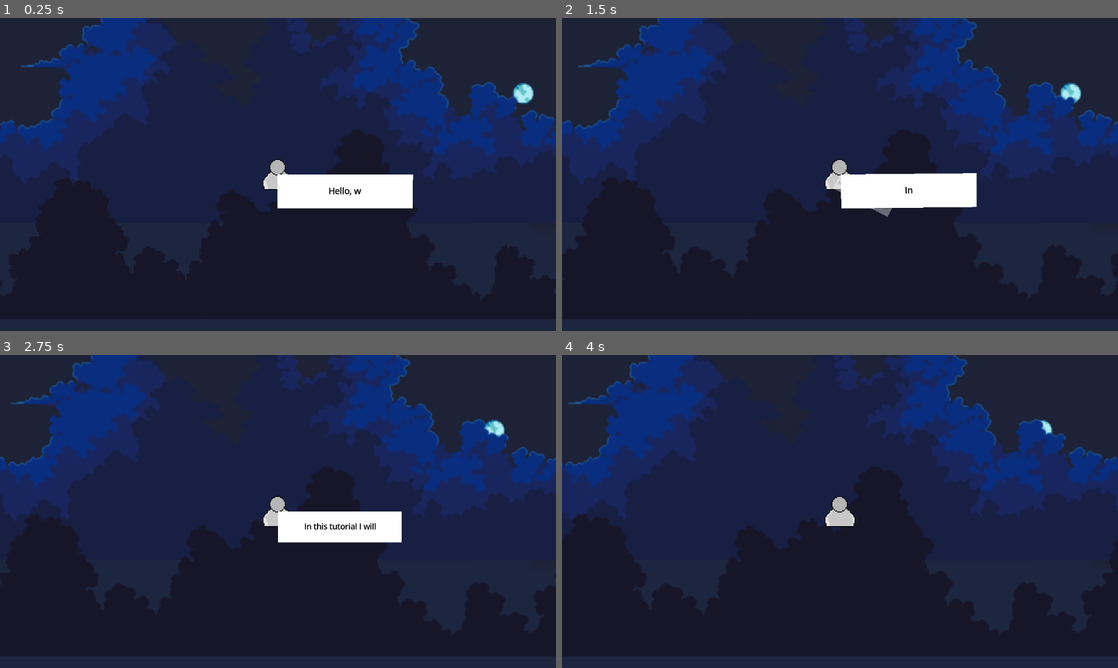
Above: before the commit, frames 1-4 (two rows, left to right).
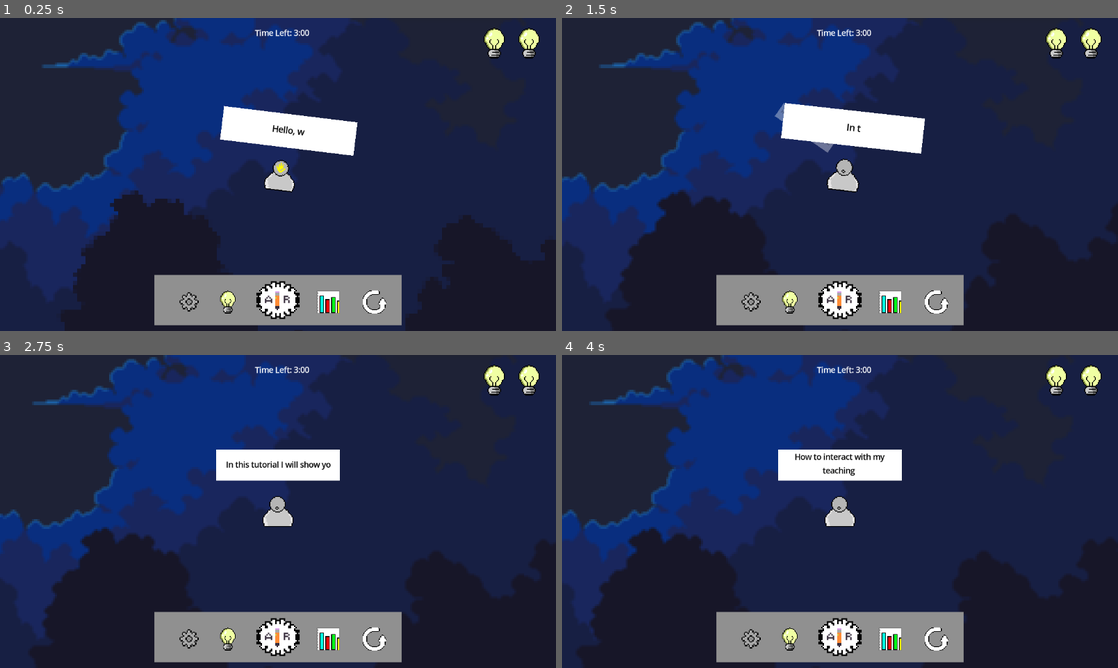
Above: after the commit, the same moments.

Repository: dn12345679/MATH398Proj
Game: Godot game, scene res://Scenes/Tutorial.tscn
Same seed, same stepped clock (60 frames per second), same inputs: the game is played once before the commit and once after it. This scene is started directly instead of the project's main scene.
Inputs (mouse positions are in pixels of both pictures, inside the frame that each line leads up to):
- Up to frame 1 (0.25 s): no input
- Up to frame 2 (1.5 s): click (789, 302) at 0.52 s; click (751, 302) at 1.27 s
- Up to frame 3 (2.75 s): click (333, 642) at 2.02 s
- Up to frame 4 (4 s): click (940, 642) at 2.77 s; click (845, 642) at 3.52 s

The runs differ from the first frame. In frame 1, 60% of the frame differs, in the area x 0-100%, y 0-99%; in frame 2, 60%; in frame 3, 58%; in frame 4, 56%.

Commit message:
Dialogue works, game time

Diff:
--- a/Components/CameraComponent.tscn
+++ b/Components/CameraComponent.tscn
@@ -7,5 +7,6 @@
 cam = NodePath("Camera2D")
 
 [node name="Camera2D" type="Camera2D" parent="."]
+zoom = Vector2(2, 2)
 position_smoothing_enabled = true
 rotation_smoothing_enabled = true
--- a/Components/DialogueComponent.tscn
+++ b/Components/DialogueComponent.tscn
@@ -191,4 +191,3 @@
 
 [node name="SpeechSound" type="AudioStreamPlayer2D" parent="."]
 stream = ExtResource("2_aumgk")
-volume_db = 15.0
--- a/Components/MascotComponent.tscn
+++ b/Components/MascotComponent.tscn
@@ -116,14 +116,126 @@
 "speed": 5.0
 }]
 
-[node name="MascotComponent" type="Node2D" node_paths=PackedStringArray("animator")]
+[sub_resource type="Animation" id="Animation_uwemg"]
+length = 0.001
+tracks/0/type = "value"
+tracks/0/imported = false
+tracks/0/enabled = false
+tracks/0/path = NodePath(".:position")
+tracks/0/interp = 1
+tracks/0/loop_wrap = true
+tracks/0/keys = {
+"times": PackedFloat32Array(0),
+"transitions": PackedFloat32Array(1),
+"update": 0,
+"values": [Vector2(0, 0)]
+}
+tracks/1/type = "value"
+tracks/1/imported = false
+tracks/1/enabled = true
+tracks/1/path = NodePath(".:rotation")
+tracks/1/interp = 1
+tracks/1/loop_wrap = true
+tracks/1/keys = {
+"times": PackedFloat32Array(0),
+"transitions": PackedFloat32Array(1),
+"update": 0,
+"values": [0.0]
+}
+tracks/2/type = "value"
+tracks/2/imported = false
+tracks/2/enabled = true
+tracks/2/path = NodePath(".:scale")
+tracks/2/interp = 1
+tracks/2/loop_wrap = true
+tracks/2/keys = {
+"times": PackedFloat32Array(0),
+"transitions": PackedFloat32Array(1),
+"update": 0,
+"values": [Vector2(1, 1)]
+}
+tracks/3/type = "value"
+tracks/3/imported = false
+tracks/3/enabled = true
+tracks/3/path = NodePath("Sprite:offset")
+tracks/3/interp = 1
+tracks/3/loop_wrap = true
+tracks/3/keys = {
+"times": PackedFloat32Array(0),
+"transitions": PackedFloat32Array(1),
+"update": 0,
+"values": [Vector2(0, 0)]
+}
+
+[sub_resource type="Animation" id="Animation_exqfx"]
+resource_name = "Talking"
+length = 0.8
+tracks/0/type = "value"
+tracks/0/imported = false
+tracks/0/enabled = false
+tracks/0/path = NodePath(".:position")
+tracks/0/interp = 1
+tracks/0/loop_wrap = true
+tracks/0/keys = {
+"times": PackedFloat32Array(0, 0.2, 0.4, 0.6, 0.8),
+"transitions": PackedFloat32Array(1, 1, 1, 1, 1),
+"update": 0,
+"values": [Vector2(0, 0), Vector2(-4, -4), Vector2(4, -4), Vector2(4, 0), Vector2(0, 0)]
+}
+tracks/1/type = "value"
+tracks/1/imported = false
+tracks/1/enabled = true
+tracks/1/path = NodePath(".:rotation")
+tracks/1/interp = 1
+tracks/1/loop_wrap = true
+tracks/1/keys = {
+"times": PackedFloat32Array(0, 0.2, 0.4, 0.6, 0.8),
+"transitions": PackedFloat32Array(1, 1, 1, 1, 1),
+"update": 0,
+"values": [0.0, -0.120428, 0.120428, 0.120428, 0.0]
+}
+tracks/2/type = "value"
+tracks/2/imported = false
+tracks/2/enabled = true
+tracks/2/path = NodePath(".:scale")
+tracks/2/interp = 1
+tracks/2/loop_wrap = true
+tracks/2/keys = {
+"times": PackedFloat32Array(0, 0.2, 0.4, 0.6, 0.8),
+"transitions": PackedFloat32Array(1, 1, 1, 1, 1),
+"update": 0,
+"values": [Vector2(1, 1), Vector2(1.1, 1.1), Vector2(1.04, 1.04), Vector2(0.9, 0.9), Vector2(1, 1)]
+}
+tracks/3/type = "value"
+tracks/3/imported = false
+tracks/3/enabled = true
+tracks/3/path = NodePath("Sprite:offset")
+tracks/3/interp = 1
+tracks/3/loop_wrap = true
+tracks/3/keys = {
+"times": PackedFloat32Array(0, 0.2, 0.4, 0.6, 0.8),
+"transitions": PackedFloat32Array(1, 1, 1, 1, 1),
+"update": 0,
+"values": [Vector2(0, 0), Vector2(-4, 0), Vector2(4, 0), Vector2(0, 2), Vector2(0, 0)]
+}
+
+[sub_resource type="AnimationLibrary" id="AnimationLibrary_cmq7l"]
+_data = {
+"RESET": SubResource("Animation_uwemg"),
+"Talking": SubResource("Animation_exqfx")
+}
+
+[node name="MascotComponent" type="Node2D" node_paths=PackedStringArray("sprite", "animator")]
 script = ExtResource("1_66qik")
+sprite = NodePath("Sprite")
 animator = NodePath("AnimationPlayer")
 
 [node name="Sprite" type="AnimatedSprite2D" parent="."]
 texture_filter = 3
 sprite_frames = SubResource("SpriteFrames_4hljp")
-animation = &"Idle"
-frame_progress = 0.902158
+animation = &"Wave"
 
 [node name="AnimationPlayer" type="AnimationPlayer" parent="."]
+libraries = {
+"": SubResource("AnimationLibrary_cmq7l")
+}
--- /dev/null
+++ b/Components/UIComponent.tscn
@@ -0,0 +1,141 @@
+[gd_scene load_steps=12 format=3 uid="uid://bbt3x8ytel0qp"]
+
+[ext_resource type="Texture2D" uid="uid://bx3cin15ooqu3" path="res://Assets/Images/lightbulbs.png" id="1_1jbtp"]
+[ext_resource type="Texture2D" uid="uid://cakfqya3wsln2" path="res://Assets/Images/gear.png" id="2_7qlpo"]
+[ext_resource type="Texture2D" uid="uid://c56y45uwi3b0v" path="res://Assets/Images/AnswerReady.png" id="3_4kbwj"]
+[ext_resource type="Texture2D" uid="uid://dwq2mm02e56bd" path="res://Assets/Images/Stats.png" id="4_a4iiu"]
+[ext_resource type="Texture2D" uid="uid://7bmo4jqw2u23" path="res://Assets/Images/Restart.png" id="5_gldbw"]
+
+[sub_resource type="AtlasTexture" id="AtlasTexture_d6spe"]
+atlas = ExtResource("1_1jbtp")
+region = Rect2(0, 0, 32, 32)
+
+[sub_resource type="AtlasTexture" id="AtlasTexture_w20v0"]
+atlas = ExtResource("2_7qlpo")
+region = Rect2(0, 0, 32, 32)
+
+[sub_resource type="AtlasTexture" id="AtlasTexture_ih7ss"]
+atlas = ExtResource("3_4kbwj")
+region = Rect2(0, 0, 32, 32)
+
+[sub_resource type="AtlasTexture" id="AtlasTexture_5myha"]
+atlas = ExtResource("4_a4iiu")
+region = Rect2(0, 0, 32, 32)
+
+[sub_resource type="AtlasTexture" id="AtlasTexture_jqh8p"]
+atlas = ExtResource("5_gldbw")
+region = Rect2(0, 0, 32, 32)
+
+[sub_resource type="AtlasTexture" id="AtlasTexture_rrjml"]
+atlas = ExtResource("1_1jbtp")
+region = Rect2(0, 0, 32, 32)
+
+[node name="GameUI" type="Control"]
+layout_mode = 3
+anchors_preset = 0
+scale = Vector2(0.5, 0.5)
+
+[node name="Camera2D" type="Camera2D" parent="."]
+enabled = false
+zoom = Vector2(2, 2)
+
+[node name="AudioStreamPlayer2D" type="AudioStreamPlayer2D" parent="."]
+position = Vector2(0, -48)
+
+[node name="BottomUI" type="Control" parent="."]
+anchors_preset = 0
+offset_right = 40.0
+offset_bottom = 40.0
+
+[node name="BottomUIBG" type="ColorRect" parent="BottomUI"]
+layout_mode = 2
+offset_left = -256.0
+offset_top = 208.0
+offset_right = 256.0
+offset_bottom = 312.0
+color = Color(0.564706, 0.564706, 0.564706, 1)
+
+[node name="Hint" type="TextureButton" parent="BottomUI"]
+texture_filter = 3
+layout_mode = 0
+offset_left = -128.0
+offset_top = 240.0
+offset_right = -96.0
+offset_bottom = 272.0
+scale = Vector2(1.5, 1.5)
+texture_normal = SubResource("AtlasTexture_d6spe")
+
+[node name="Settings" type="TextureButton" parent="BottomUI"]
+texture_filter = 3
+layout_mode = 0
+offset_left = -224.0
+offset_top = 224.0
+offset_right = -192.0
+offset_bottom = 256.0
+scale = Vector2(2.5, 2.5)
+texture_normal = SubResource("AtlasTexture_w20v0")
+
+[node name="AnswerReady" type="TextureButton" parent="BottomUI"]
+texture_filter = 3
+layout_mode = 0
+offset_left = -48.0
+offset_top = 212.0
+offset_right = -8.0
+offset_bottom = 252.0
+scale = Vector2(3, 3)
+texture_normal = SubResource("AtlasTexture_ih7ss")
+
+[node name="Stats" type="TextureButton" parent="BottomUI"]
+texture_filter = 3
+layout_mode = 0
+offset_left = 80.0
+offset_top = 240.0
+offset_right = 120.0
+offset_bottom = 280.0
+scale = Vector2(1.5, 1.5)
+texture_normal = SubResource("AtlasTexture_5myha")
+
+[node name="Restart" type="TextureButton" parent="BottomUI"]
+texture_filter = 3
+layout_mode = 0
+offset_left = 176.0
+offset_top = 240.0
+offset_right = 216.0
+offset_bottom = 280.0
+scale = Vector2(1.5, 1.5)
+texture_normal = SubResource("AtlasTexture_jqh8p")
+
+[node name="TopUI" type="Control" parent="."]
+anchors_preset = 0
+offset_right = 40.0
+offset_bottom = 40.0
+
+[node name="Bulbs" type="HBoxContainer" parent="TopUI"]
+layout_mode = 0
+offset_left = 416.0
+offset_top = -304.0
+offset_right = 484.0
+offset_bottom = -272.0
+scale = Vector2(2, 2)
+metadata/_edit_group_ = true
+
+[node name="Bulb1" type="TextureRect" parent="TopUI/Bulbs"]
+texture_filter = 3
+layout_mode = 2
+texture = SubResource("AtlasTexture_rrjml")
+
+[node name="Bulb2" type="TextureRect" parent="TopUI/Bulbs"]
+texture_filter = 3
+layout_mode = 2
+texture = SubResource("AtlasTexture_rrjml")
+
+[node name="TimeLabel" type="Label" parent="TopUI"]
+texture_filter = 3
+layout_mode = 0
+offset_left = -48.0
+offset_top = -304.0
+offset_right = 65.0
+offset_bottom = -281.0
+text = "Time Left: 3:00"
+
+[node name="Timer" type="Timer" parent="TopUI/TimeLabel"]
--- a/Scenes/Tutorial.tscn
+++ b/Scenes/Tutorial.tscn
@@ -1,9 +1,11 @@
-[gd_scene load_steps=5 format=3 uid="uid://brvgx4toir5sa"]
+[gd_scene load_steps=7 format=3 uid="uid://brvgx4toir5sa"]
 
 [ext_resource type="PackedScene" uid="uid://buolqtcajlxo6" path="res://Components/MascotComponent.tscn" id="1_lb7nh"]
 [ext_resource type="Script" path="res://Scripts/LevelHandlers/TutorialHandler.gd" id="1_xvxu3"]
 [ext_resource type="PackedScene" uid="uid://favil3r5k7h7" path="res://Components/CameraComponent.tscn" id="2_tx68x"]
 [ext_resource type="PackedScene" uid="uid://bgdhlcn253ppt" path="res://Components/ParallaxComponent.tscn" id="3_vabsx"]
+[ext_resource type="PackedScene" uid="uid://bbt3x8ytel0qp" path="res://Components/UIComponent.tscn" id="5_oivqj"]
+[ext_resource type="AudioStream" uid="uid://d4h1pbic5jc51" path="res://Assets/Audio/jazz.mp3" id="6_gtcnd"]
 
 [node name="Tutorial" type="Node2D"]
 script = ExtResource("1_xvxu3")
@@ -16,6 +18,15 @@
 zoom_amount = 2.0
 
 [node name="ParallaxComponent" parent="." instance=ExtResource("3_vabsx")]
+texture_filter = 3
+scale_bg = 2.0
 alpha_scale = 0.8
 scroll_offset = Vector2(0, 1000)
 scroll_speed = 80.0
+
+[node name="GameUI" parent="." instance=ExtResource("5_oivqj")]
+metadata/_edit_lock_ = true
+
+[node name="TutorialSong" type="AudioStreamPlayer2D" parent="."]
+stream = ExtResource("6_gtcnd")
+volume_db = -20.0
--- a/Scripts/CameraScript.gd
+++ b/Scripts/CameraScript.gd
@@ -37,7 +37,7 @@
 func _physics_process(_delta):
 	# follow if node is available and there is no more sequences to transition
 	if node_follow != null && last_played_idx >= len(sequences):
-		position = position .lerp(node_follow.position, follow_speed)
+		position = position.lerp(node_follow.position, follow_speed)
 
 ## Creates a 'camera sequence' object and adds it to the active queue.
 ## Intended to be called by outside handlers.
--- a/Scripts/DialogueScript.gd
+++ b/Scripts/DialogueScript.gd
@@ -7,6 +7,7 @@
 @export_category("Dialogue Options")
 @export var text: String = ""
 @export var text_duration: float = 1.0
+@export var mood: String = "Idle" # implemented in classes
 @onready var animator: AnimationPlayer = $BubbleAnimation
 
 @export var text_node: Label
@@ -15,11 +16,12 @@
 
 
 
-func setup(new_text: String, duration: float):
+func setup(new_text: String, duration: float, init_mood: String):
 	text = new_text
 	text_duration = duration
 	if text_node:
 		text_node.text = text
+	self.mood = init_mood
 
 func _ready():
 	self.connect("animation_finished", Callable(self, "_after_finish"))
@@ -69,3 +71,6 @@
 	await animator.animation_finished
 
 	queue_free()
+
+func _to_string() -> String:
+	return text
--- a/Scripts/Interface/AnimatedCharacterInterface.gd
+++ b/Scripts/Interface/AnimatedCharacterInterface.gd
@@ -1,5 +1,5 @@
 class_name AnimatedCharacterInterface
-extends Node
+extends Node2D
 
 # Inherited field
 
@@ -10,7 +10,8 @@
 	INCORRECT,
 	PAUSE,
 	SLOW,
-	TIME_LOW
+	TIME_LOW,
+	SPEAKING
 }
 
 
@@ -51,6 +52,8 @@
 	var pos_tween: Tween = get_tree().create_tween()
 	pos_tween.tween_property(node, "position", pos, speed)
 	return old_pos # should be original position in case
+
+
 func face_direction(node: Node2D, direction: Vector2) -> void: # IMPLEMENTED
 	if sign(direction.x) == 1.0:
 		node.flip_h = false
@@ -85,10 +88,6 @@
 	push_error("get_camera() must be implemented by subclass.")
 	return null
 
-func show(node: Node2D) -> void: # IMPLEMENTED
-	node.visible = true
-func hide(node: Node2D) -> void: # IMPLEMENTED
-	node.visible = false
 func wait(seconds: float) -> void: # IMPLEMENTED
 	await get_tree().create_timer(seconds).timeout
 func event_to_string(event: Event) -> String: # IMPLEMENTED
--- a/Scripts/LevelHandlers/Handler.gd
+++ b/Scripts/LevelHandlers/Handler.gd
@@ -2,3 +2,14 @@
 extends Node
 
 @export var speech_stage = 0 # all speech imported by stage
+
+func increment_stage() -> void:
+	speech_stage += 1
+	emit_signal("stage_changed")
+func decrement_stage() -> void:
+	speech_stage -= 1
+	emit_signal("stage_changed")
+
+## TODO: Implement inside the class
+func dialogue_bank(_node: AnimatedCharacterInterface) -> Array[DialogueComponent]:
+	return []
--- a/Scripts/LevelHandlers/TutorialHandler.gd
+++ b/Scripts/LevelHandlers/TutorialHandler.gd
@@ -3,9 +3,44 @@
 
 signal stage_changed
 
+var dialogue_scene = preload("res://Components/DialogueComponent.tscn")
+
 func increment_stage() -> void:
-	speech_stage += 1
-	emit_signal("stage_changed")
-func decrement_stage() -> void:
-	speech_stage -= 1
-	emit_signal("stage_changed")
+	super.increment_stage()
+
+func _ready():
+	$TutorialSong.playing = true
+
+func dialogue_bank(node: AnimatedCharacterInterface) -> Array[DialogueComponent]:
+	var bank: Array[DialogueComponent] = []
+
+	var text_arr: Array = []
+	match speech_stage:
+		0:
+			if (node is MascotComponent):
+				text_arr = [
+					["Hello, welcome to the tutorial!", 1.0, "Wave"],
+					[" In this tutorial I will show you", 1.5, "Speaking"],
+					["How to interact with my teaching tool!", 1.4, "Speaking"]
+					]
+		1:
+			if (node is MascotComponent):
+
+				node.move_to(node, Vector2(-91, 84), 1.0)
+
+				text_arr = [
+					["Over here is the game buttons", 0.6, "Question"],
+					["This first one is for accessing settings, like volume!", 0.8, "Speaking"],
+					["The one on the right is for hints, to get help!", 0.5, "Thinking"],
+					["The BIG middle one is to answer the question!", 0.6, "Correct"],
+					["The bar chart shows your stats if you are curious", 0.7, "Speaking"],
+					["And the last one is if you ever want to restart the level!", 0.6, "Time"]
+				]
+
+	# add all speech dialogues to bank
+	for i in text_arr:
+		var component: DialogueComponent = dialogue_scene.instantiate() as DialogueComponent
+		component.setup(i[0], i[1], i[2])
+		bank.append(component)
+
+	return bank
--- a/Scripts/MascotScript.gd
+++ b/Scripts/MascotScript.gd
@@ -1,64 +1,72 @@
 class_name MascotComponent
 extends AnimatedCharacterInterface
 
-var dialogue_scene = preload("res://Components/DialogueComponent.tscn")
-
+signal speech_finished
 
 @export_category("Mascot Properties")
+@export var sprite: AnimatedSprite2D
 @export var animator: AnimationPlayer
 @export var dialogues: Array[DialogueComponent]
 @export var main: Handler # world map or node
 
-func dialogue_bank() -> Array[DialogueComponent]:
-	var bank: Array[DialogueComponent] = []
 
-	var text_arr: Array = []
-	match main.speech_stage:
-		0:
-			text_arr = [
-				["Hello, welcome to the tutorial!", 1.0],
-				[" In this tutorial I will show you", 2.0],
-				]
-
-	# add all speech dialogues to bank
-	for i in text_arr:
-		var component: DialogueComponent = dialogue_scene.instantiate() as DialogueComponent
-		component.setup(i[0], i[1])
-		bank.append(component)
-
-	return bank
 
 func _ready():
-	if main == null:
+	if main == null && get_parent() != null:
 		main = get_parent() # must be a node2D and have a handler script for dialogue
 
-	dialogues = dialogue_bank()
-	speak("", 0)
+	self.connect("speech_finished", Callable(main, 'increment_stage'))
+	self.connect("speech_finished", Callable(self, 'get_bank'))
+	get_bank() # get the dialogues to start
+
+## very simple, gets the latest dialogue in the bank, then speaks
+func get_bank() -> void:
+	self.dialogues = main.dialogue_bank(self)
+
+	# to prevent erroring, only speak if there is words to be said
+	if len(self.dialogues) > 0:
+		speak("", 0)
 
 # Dialogue Functions
 
 ## Handles creating and initializing character speech bubbles, with speech_bank_idx
 	## as a fallback in case the dialogue is from the speech bank
 func speak(dialogue: String = "", speech_bank_idx: int = -1) -> void:
-	var sp_comp: DialogueComponent = dialogues[speech_bank_idx]
+	# prevent errors from finishing dialogue
+	if speech_bank_idx < len(dialogues):
+		var sp_comp: DialogueComponent = self.dialogues[speech_bank_idx]
 
-	if dialogue == "" || dialogue == null:
-		dialogue = sp_comp.get_text()
+		if dialogue == "" || dialogue == null:
+			dialogue = sp_comp.get_text()
 
-	add_child(sp_comp) # auto text
-	await sp_comp.text_finished
+		react_to(Event.SPEAKING)
+		mood(sp_comp.mood)
+
+		self.add_child.call_deferred(sp_comp) # auto text
+
+		# hard-coded but this properly centers all text boxes
+		sp_comp.position.y -= 64
+		sp_comp.position.x -= 64
+
+		await sp_comp.text_finished
 
 	if (speech_bank_idx + 1 < len(dialogues)):
 		speak("", speech_bank_idx + 1)
+	else:
+		speech_finished.emit()
 
-@warning_ignore("unused_parameter")
+
+
 func react_to(event: Event) -> void:
-	push_error("react_to() must be implemented by subclass.")
-	pass # usually will be a call to speak()
-@warning_ignore("unused_parameter")
-func _on_character_finished_speaking(character: AnimatedCharacterInterface) -> void:  # signal
-	push_error("_on_character_finished_speaking() must be implemented by subclass (signal).")
-	pass
+	match event:
+		Event.SPEAKING:
+			animator.play("Talking", -1, 2.0)
+
+## AnimatedSprite2D is the "mood" of the character
+func mood(char_mood: String) -> void:
+	sprite.play(char_mood)
+
+
 func cancel_behavior() -> void:
 	push_error("cancel_behavior() must be implemented by subclass.")
 	pass
Not shown, added: Assets/Audio/jazz.mp3.import
Binary file added: Assets/Images/AnswerReady.png
Not shown, added: Assets/Images/AnswerReady.png.import
Binary file added: Assets/Images/Restart.png
Not shown, added: Assets/Images/Restart.png.import
Binary file added: Assets/Images/Stats.png
Not shown, added: Assets/Images/Stats.png.import
Binary file added: Assets/Images/gear.png
Not shown, added: Assets/Images/gear.png.import
Binary file added: Assets/Images/lightbulbs.png
Not shown, added: Assets/Images/lightbulbs.png.import
Not shown: 1 places in Components/MascotComponent.tscn that only renumber resources
(and 1 more such lines)
